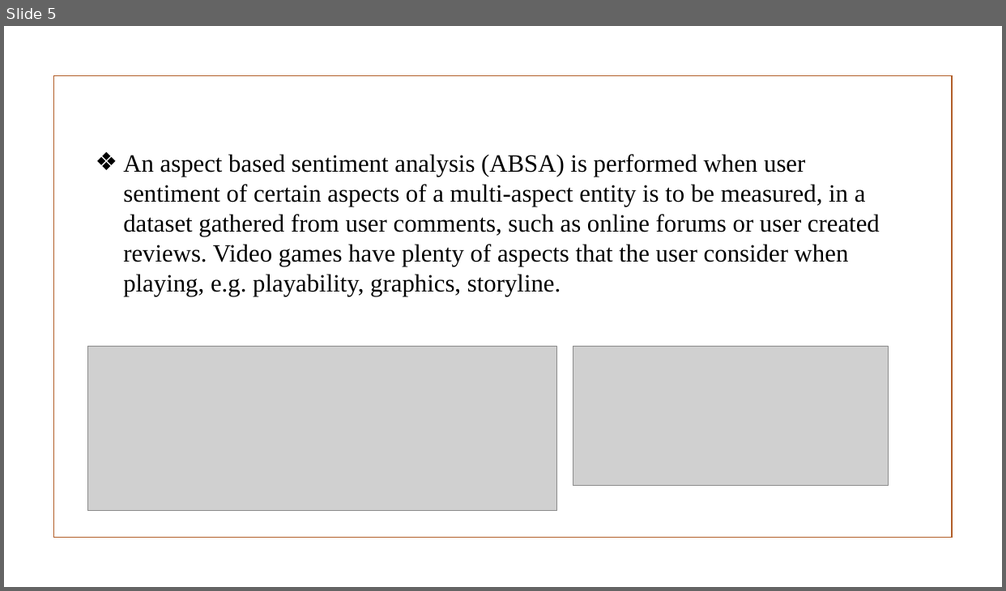
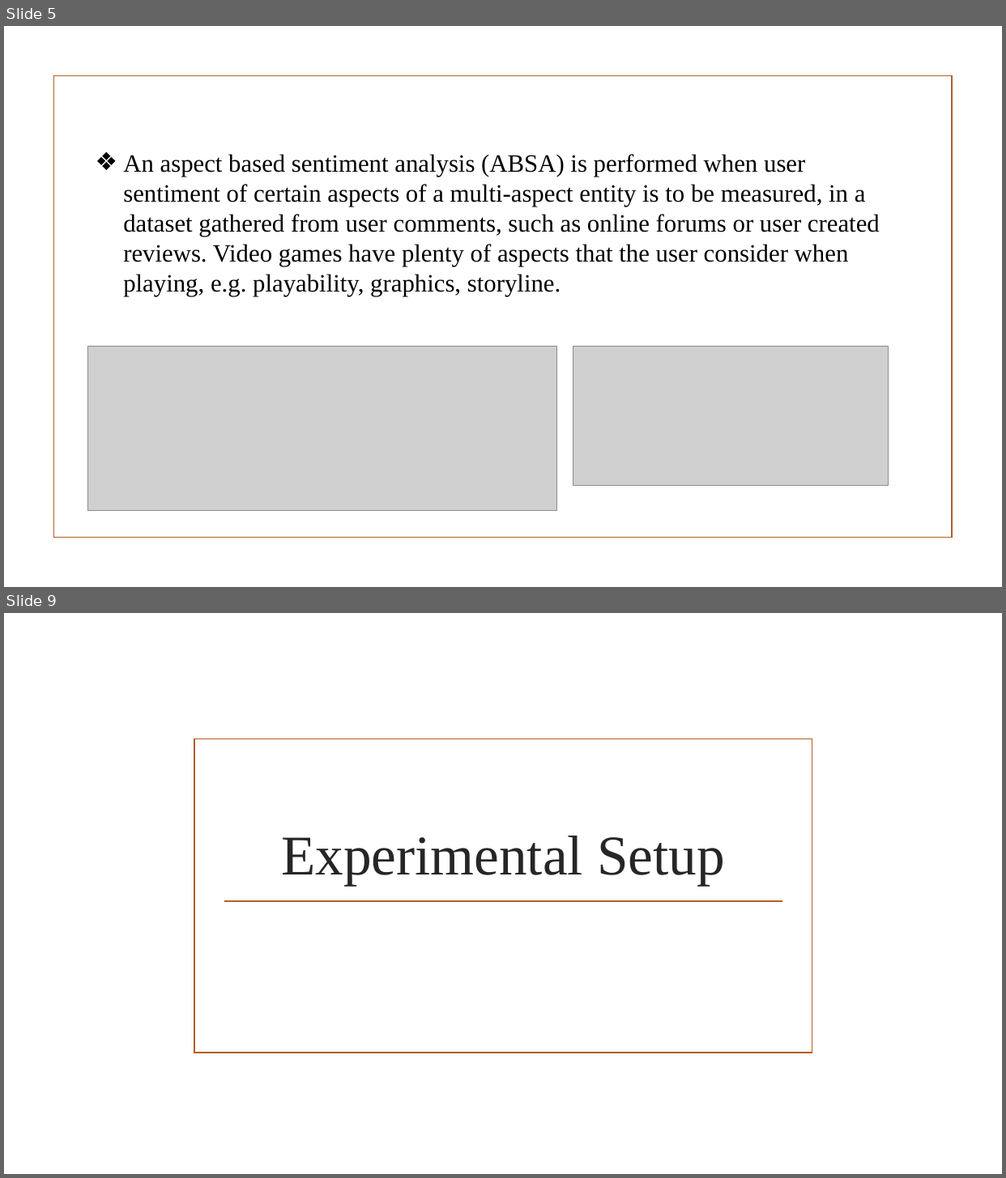
Before and after one commit to Hiten1928/AspectBasedSentimentalAnalysis, a slide deck: Documents/Quality_Project.pptx. Shown one above the other, each under a label of ours: slide 5 before the commit, slides 5 and 9 after it; the slides between them are not shown. The pictures are 1006x591 and 1006x1178 pixels, drawn with LibreOffice and Linux fonts; fonts in the diff are those of the drawing; grey boxes stand for pictures; background and template pictures are left out. Boxes give left, top, right and bottom in pixels: in the first picture for what was removed or moved away, otherwise in the second. Text is boxed around its words. In the diff, an @@ line names an element or a change of style, - is before the commit and + after.

```diff
--- a/Documents/Quality_Project.pptx
+++ b/Documents/Quality_Project.pptx
@@ slide 9 added at (4, 613, 1002, 1174), background picture (left out) @@
@@ rectangle added at (195, 739, 812, 1053), outline #B15E28 1.25 pt @@
@@ title added at (281, 836, 725, 886), 54 pt, text #262626 @@
+Experimental Setup
@@ line added from (224, 901) to (782, 901), #B15E28 1.25 pt @@
```
Also in this commit, not shown: 2 slides changed, 8 other slides added, 2 slides removed.
